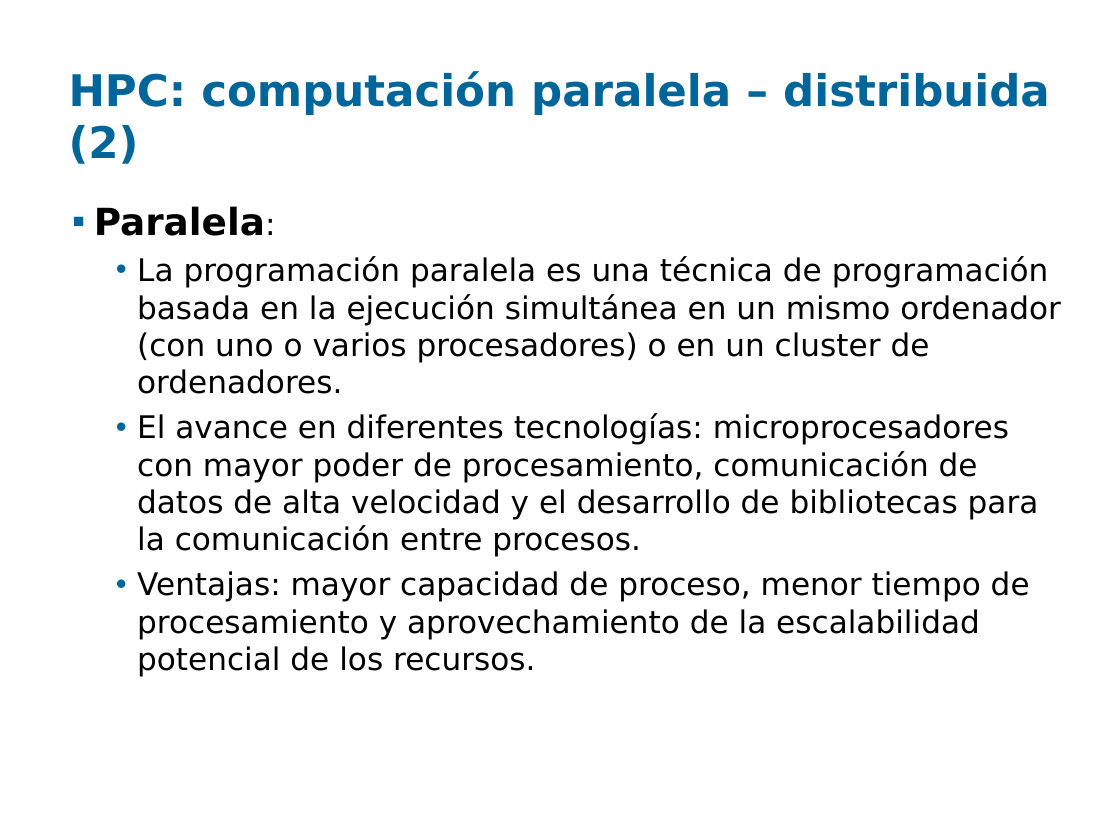
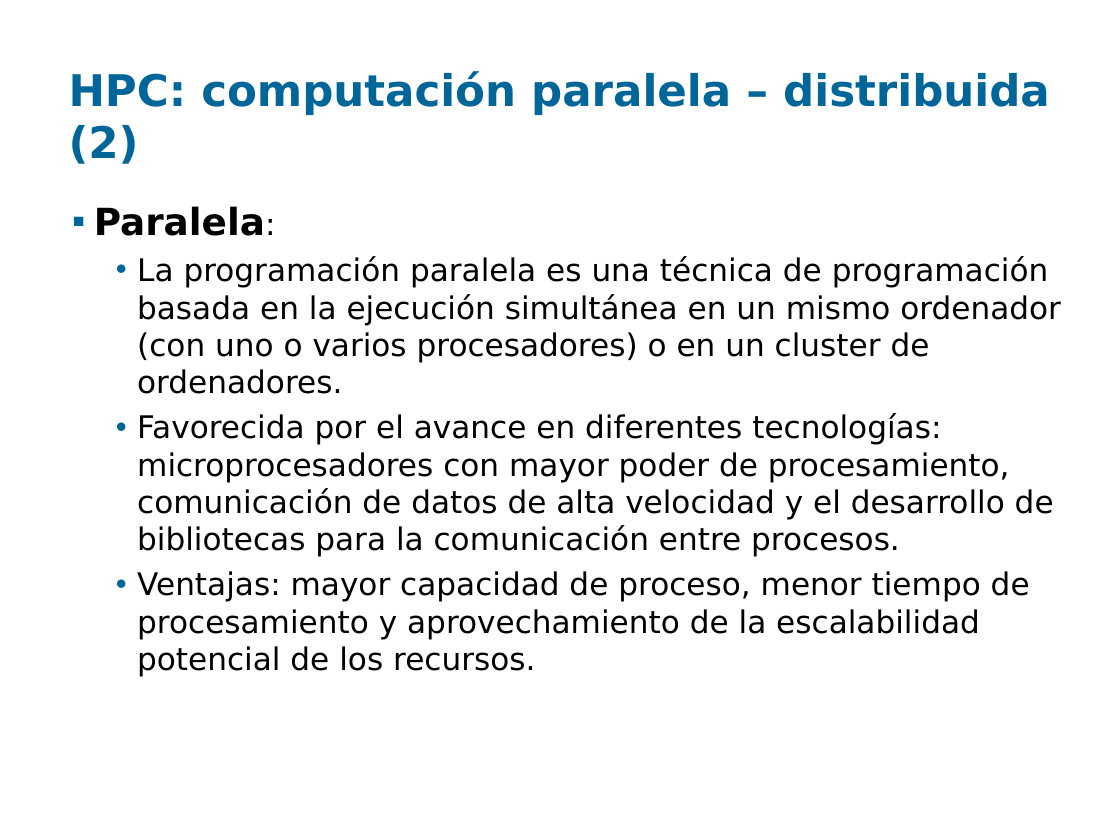
Before and after one commit to santiago-iturriaga/pgruso2007, a slide deck: slide 9 of Documentacion/Presentación Fenton - Paulo.ppt. Drawn at 1120x840 pixels with LibreOffice and Linux fonts; fonts in the diff are those of the drawing; background and template pictures are left out. Boxes give left, top, right and bottom in pixels: in the first picture for what was removed or moved away, otherwise in the second. Text is boxed around its words. In the diff, an @@ line names an element or a change of style, - is before the commit and + after.

```diff
--- a/Documentacion/Presentación Fenton - Paulo.ppt
+++ b/Documentacion/Presentación Fenton - Paulo.ppt
@@ text at (137,413,1054,557): text changed @@
-  • El avance en diferentes tecnologías: microprocesadores con mayor poder de procesamiento, comunicación de datos de alta velocidad y el desarrollo de bibliotecas para la comunicación entre procesos.
+  • Favorecida por el avance en diferentes tecnologías: microprocesadores con mayor poder de procesamiento, comunicación de datos de alta velocidad y el desarrollo de bibliotecas para la comunicación entre procesos.
```
Also in this commit, not shown: 7 other slides changed, 3 slides added, 2 other files.
